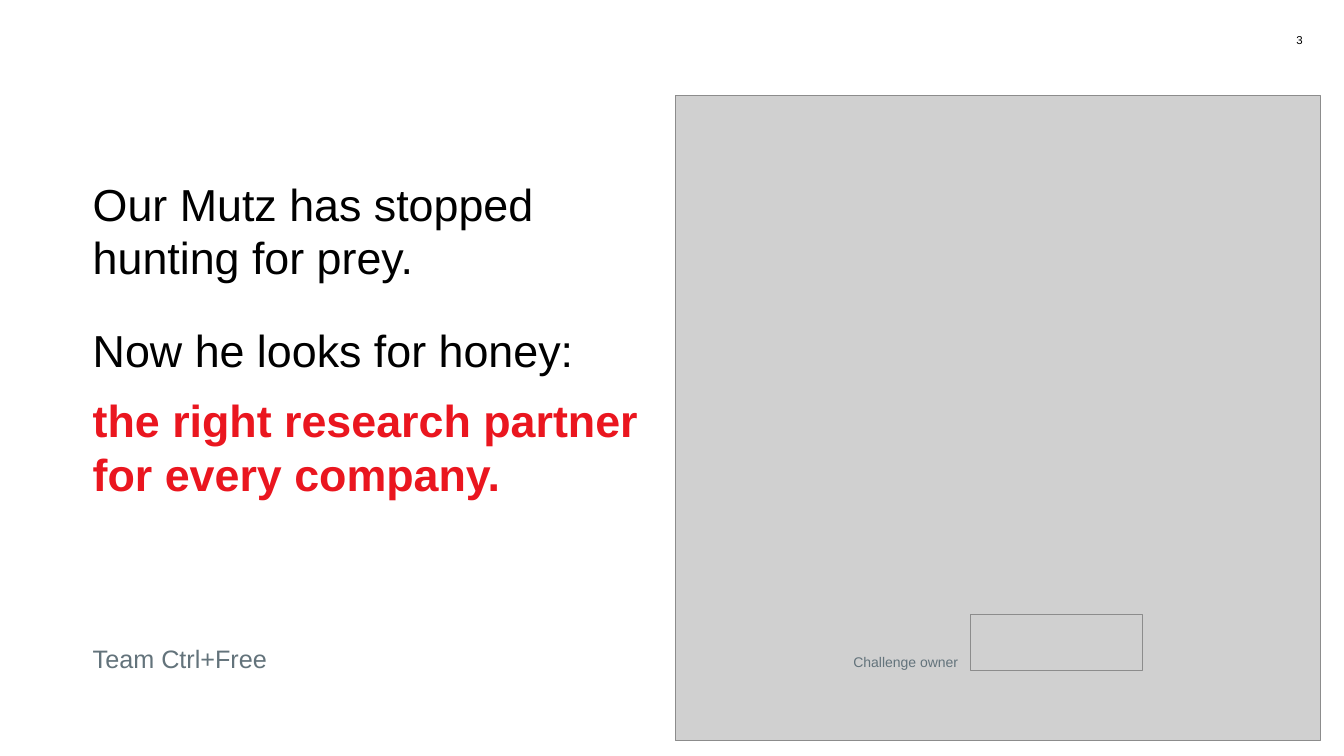
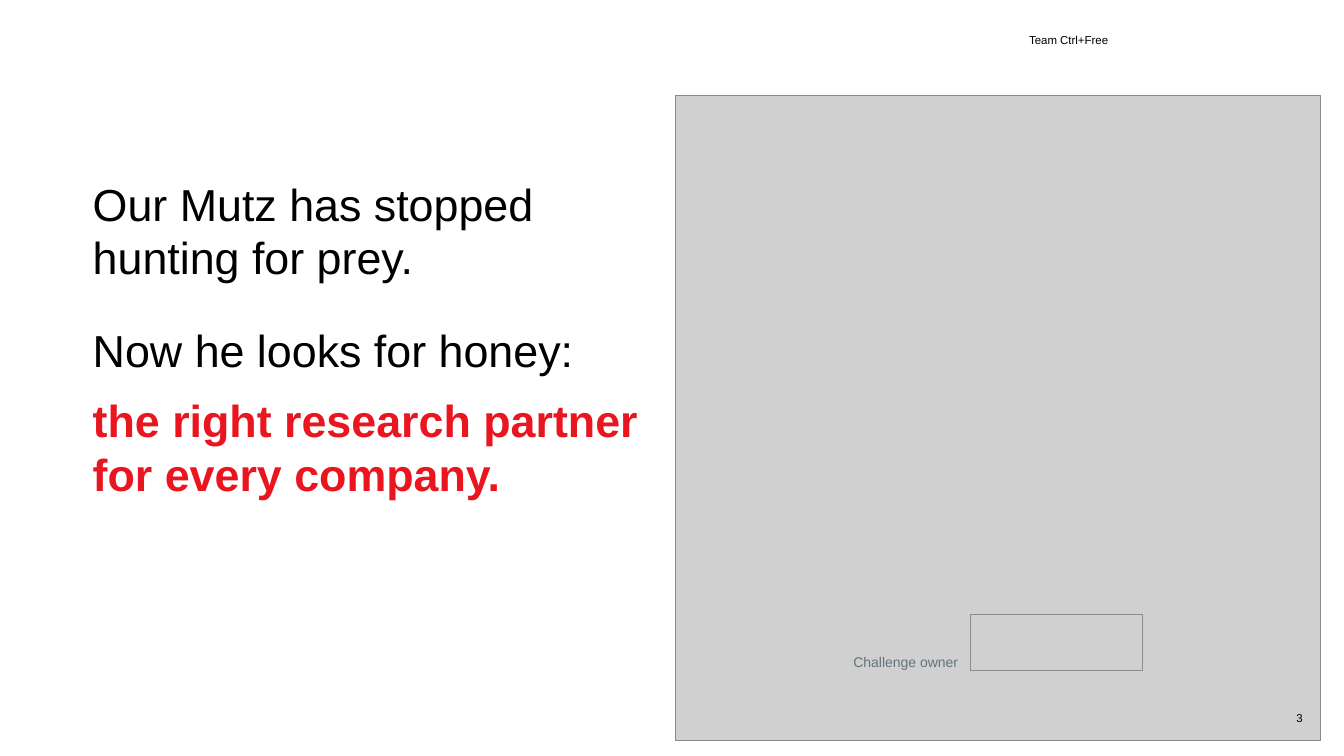
Before and after one commit to beSaif/mutz, a slide deck: slide 3 of research/Mutz_Pitch_lean_animated.pptx. Drawn at 1344x756 pixels with LibreOffice and Linux fonts; fonts in the diff are those of the drawing; grey boxes stand for pictures; background and template pictures are left out. Boxes give left, top, right and bottom in pixels: in the first picture for what was removed or moved away, otherwise in the second. Text is boxed around its words. In the diff, an @@ line names an element or a change of style, - is before the commit and + after.

```diff
--- a/research/Mutz_Pitch_lean_animated.pptx
+++ b/research/Mutz_Pitch_lean_animated.pptx
@@ text "Team Ctrl+Free": place and size @@
-text "Team Ctrl+Free" at (93, 650, 267, 668)
+text "Team Ctrl+Free" at (1029, 35, 1108, 44)
@@ text "Team Ctrl+Free" at (1029, 35, 1108, 44): size 18 to 8.2 pt, text colour #63737B to #000000; vertical alignment top to bottom @@
@@ page number: place and size @@
-page number at (1296, 36, 1302, 44)
+page number at (1296, 714, 1302, 722)
```
Also in this commit, not shown: 19 other slides changed, 1 other file.
